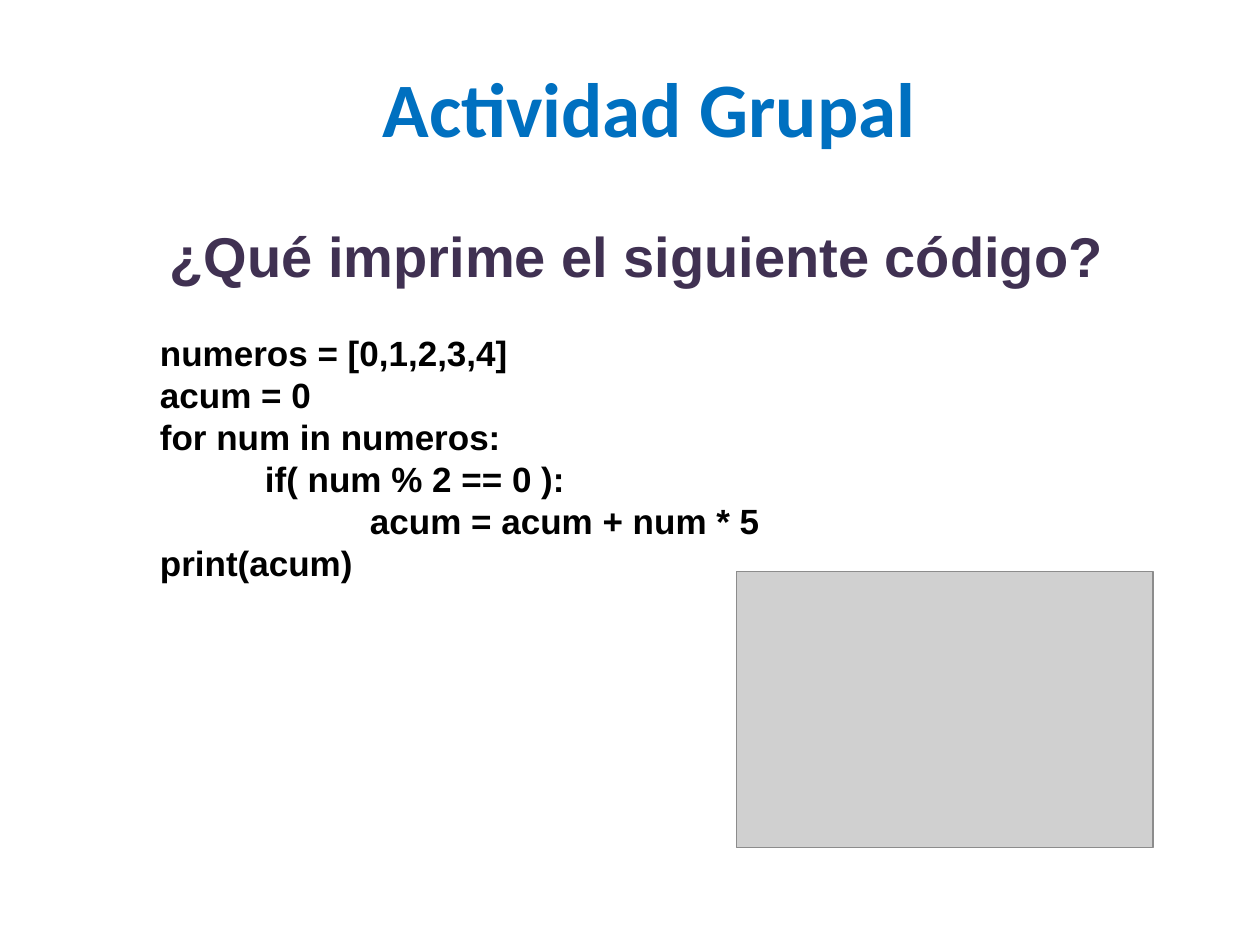
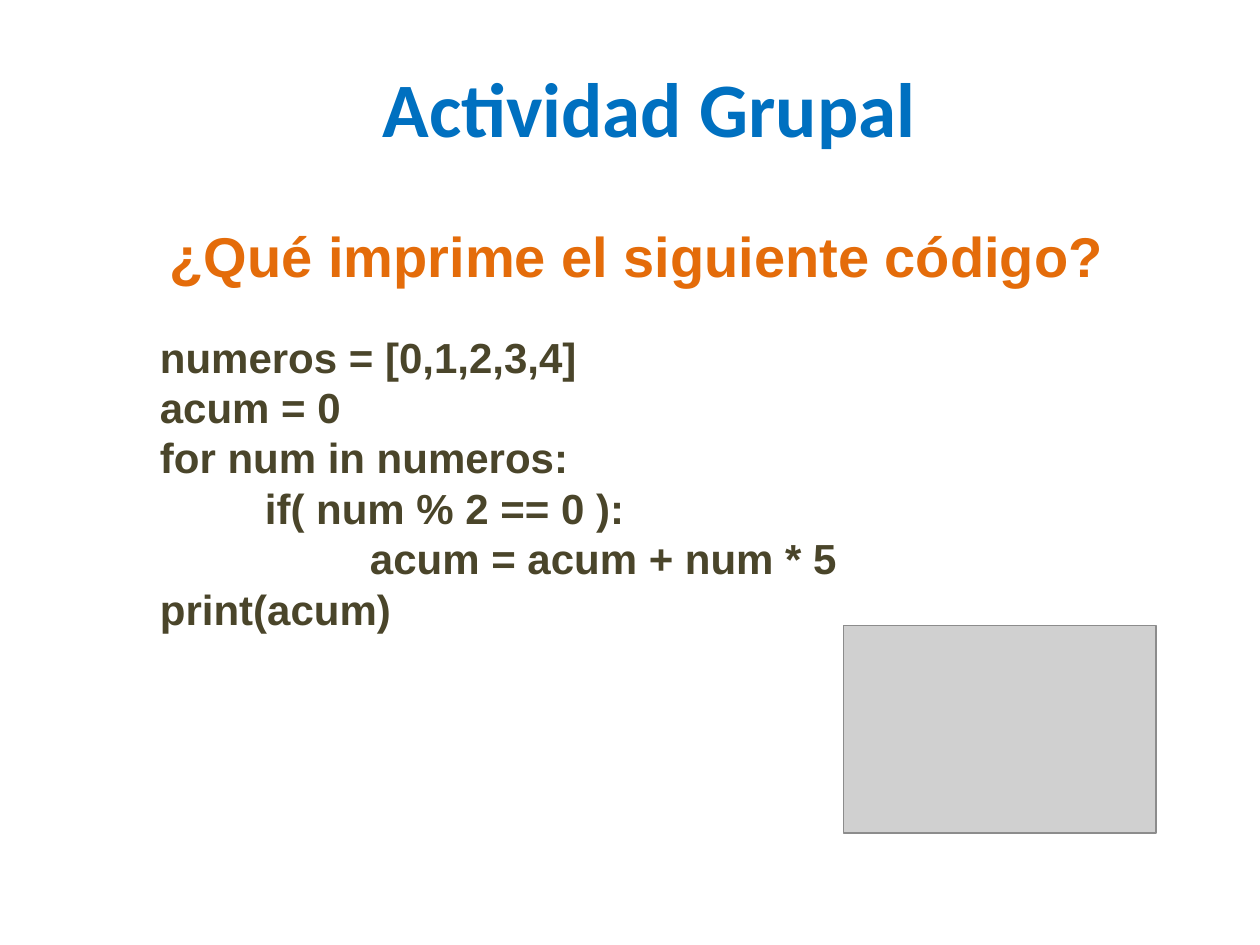
Before and after one commit to lizetheP/PensamientoC, a slide deck: slide 29 of calendario/documentos/7_Listas_Arreglos.pptx. Drawn at 1260x945 pixels with LibreOffice and Linux fonts; fonts in the diff are those of the drawing; grey boxes stand for pictures. Boxes give left, top, right and bottom in pixels: in the first picture for what was removed or moved away, otherwise in the second. Text is boxed around its words. In the diff, an @@ line names an element or a change of style, - is before the commit and + after.

```diff
--- a/calendario/documentos/7_Listas_Arreglos.pptx
+++ b/calendario/documentos/7_Listas_Arreglos.pptx
@@ text "¿Qué imprime el siguiente código?" at (x1=160, y1=236, x2=1103, y2=633): text colour #403152 to #E46C0A in "¿Qué imprime el siguiente código?"; size 20 to 24 pt, text colour #000000 to #4A452A in "numeros = [0,1,2,3,4]", "acum = 0", "for num in numeros:", "if( num % 2 == 0 ):" and 2 more places @@
@@ picture resized from (x1=736, y1=572, x2=1153, y2=848) to (x1=843, y1=626, x2=1155, y2=834) @@
```
Also in this commit, not shown: 13 other slides changed, 1 slide added, 3 other files.
